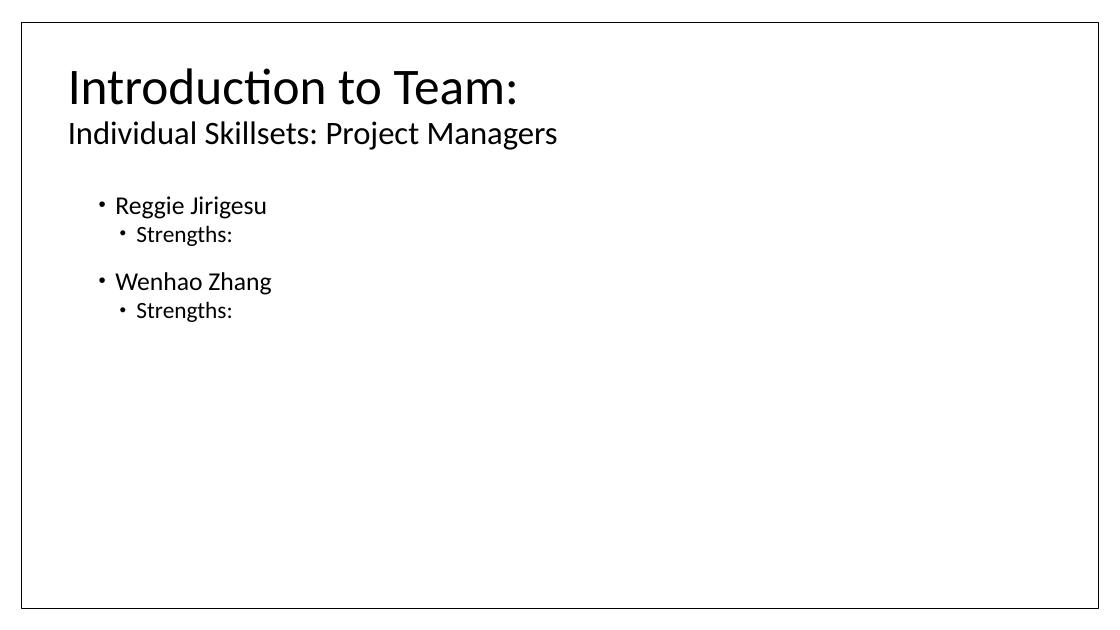
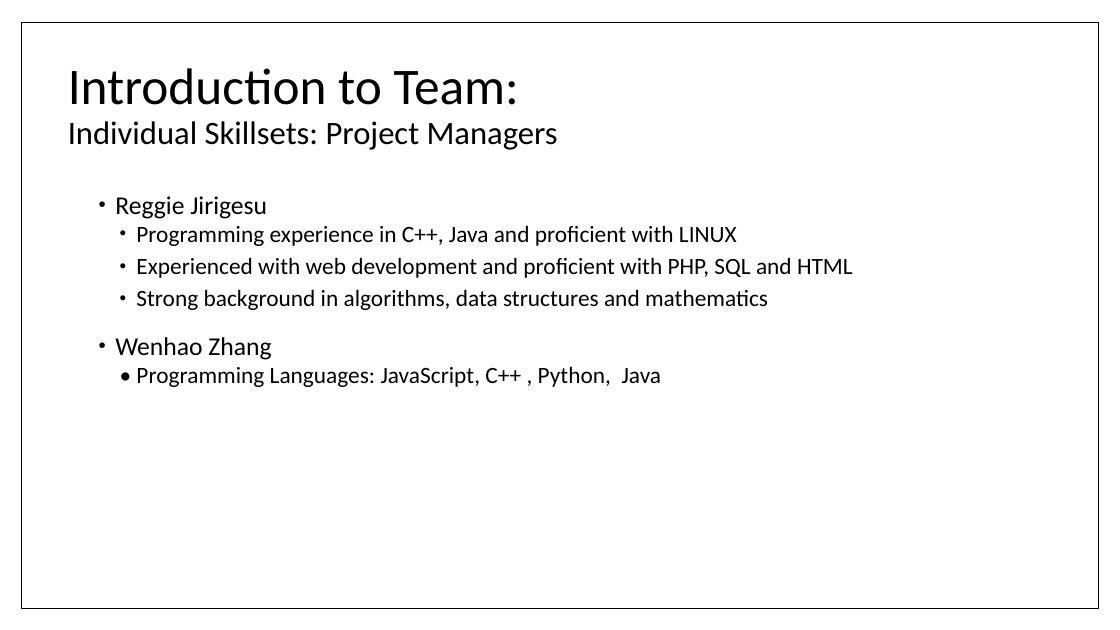
Before and after one commit to umdfeynman/umdfeynman, a slide deck: slide 4 of Work_In_Progress/CS/SPMP_Presentation.pptx (slide 3 before the commit). Drawn at 1120x630 pixels with LibreOffice and Linux fonts; fonts in the diff are those of the drawing. Boxes give left, top, right and bottom in pixels: in the first picture for what was removed or moved away, otherwise in the second. Text is boxed around its words. In the diff, an @@ line names an element or a change of style, - is before the commit and + after.

```diff
--- a/Work_In_Progress/CS/SPMP_Presentation.pptx
+++ b/Work_In_Progress/CS/SPMP_Presentation.pptx
@@ text at <box>136,225,853,310</box>: text changed @@
-  • Strengths:
+  • Programming experience in C++, Java and proficient with LINUX
+  • Experienced with web development and proficient with PHP, SQL and HTML
+  • Strong background in algorithms, data structures and mathematics
@@ text at <box>136,366,662,387</box>: text changed @@
-  • Strengths:
+  • Programming Languages: JavaScript, C++ , Python, Java
```
Also in this commit, not shown: 6 other slides changed, 1 slide added.
